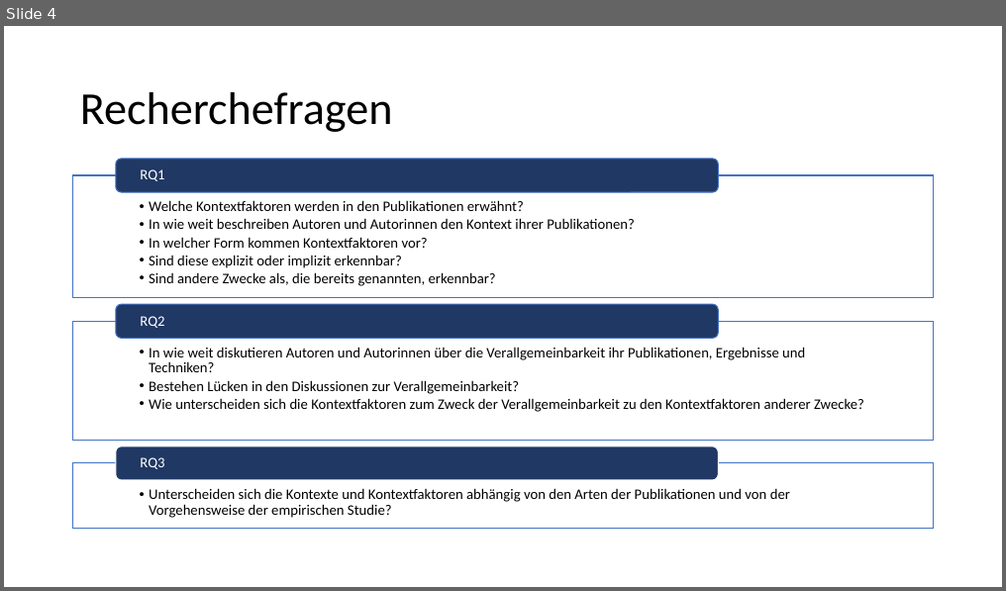
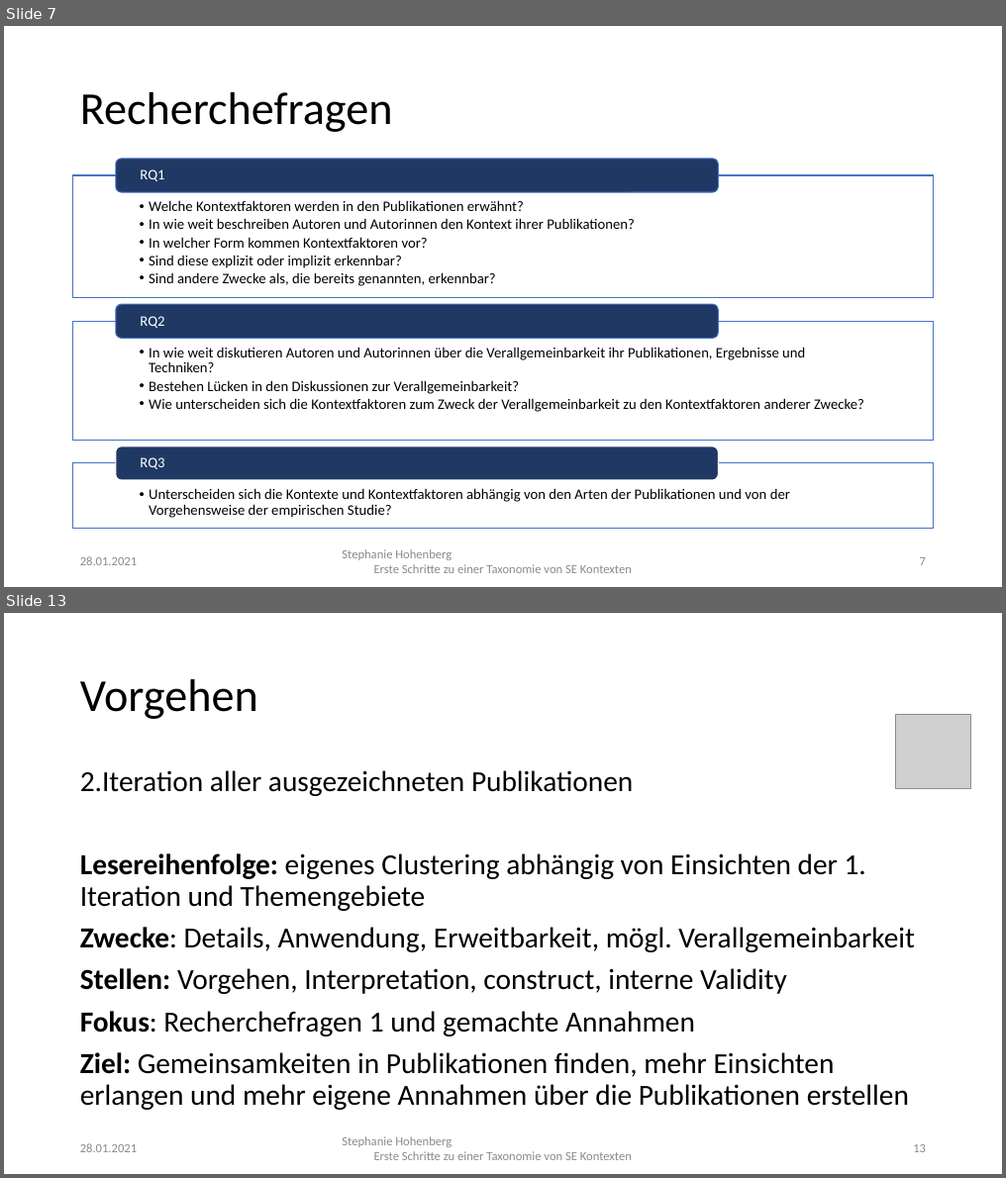
Before and after one commit to StephanieHohenberg/TSEK-Analyzer, a slide deck: documents/presentation.pptx. Shown one above the other, each under a label of ours: slide 4 before the commit, slides 7 and 13 after it; the slides between them are not shown. The pictures are 1006x591 and 1006x1178 pixels, drawn with LibreOffice and Linux fonts; fonts in the diff are those of the drawing; grey boxes stand for pictures. Boxes give left, top, right and bottom in pixels: in the first picture for what was removed or moved away, otherwise in the second. Text is boxed around its words. In the diff, an @@ line names an element or a change of style, - is before the commit and + after.

```diff
--- a/documents/presentation.pptx
+++ b/documents/presentation.pptx
@@ slide 13 added at (4, 613, 1002, 1174), background #FFFFFF @@
@@ title added at (80, 679, 258, 719), 44 pt, text #000000 @@
+Vorgehen
@@ picture added at (896, 714, 971, 789) @@
@@ text added at (80, 770, 915, 1110), 28 pt, text #000000 @@
+2.Iteration aller ausgezeichneten Publikationen
+Lesereihenfolge: eigenes Clustering abhängig von Einsichten der 1. Iteration und Themengebiete
+Zwecke: Details, Anwendung, Erweitbarkeit, mögl. Verallgemeinbarkeit
+Stellen: Vorgehen, Interpretation, construct, interne Validity
+Fokus: Recherchefragen 1 und gemachte Annahmen
+Ziel: Gemeinsamkeiten in Publikationen finden, mehr Einsichten erlangen und mehr eigene Annahmen über die Publikationen erstellen
@@ text added at (80, 1144, 137, 1153), 12 pt, text #8C8C8C @@
+28.01.2021
@@ text added at (342, 1137, 632, 1160), 12 pt, text #8C8C8C @@
+Stephanie Hohenberg
+Erste Schritte zu einer Taxonomie von SE Kontexten
@@ page number added at (913, 1145, 926, 1153), 12 pt, text #8C8C8C @@
+13
@@ what was slide 4 is now slide 7 @@
@@ slide 7 changed as well @@
@@ text added at (80, 557, 137, 566), 12 pt, text #8C8C8C @@
+28.01.2021
@@ text added at (342, 550, 632, 573), 12 pt, text #8C8C8C @@
+Stephanie Hohenberg
+Erste Schritte zu einer Taxonomie von SE Kontexten
@@ page number added at (920, 558, 926, 566), 12 pt, text #8C8C8C @@
+7
```
Also in this commit, not shown: 3 other slides changed, 17 other slides added, 3 slides removed, 2 other files.
